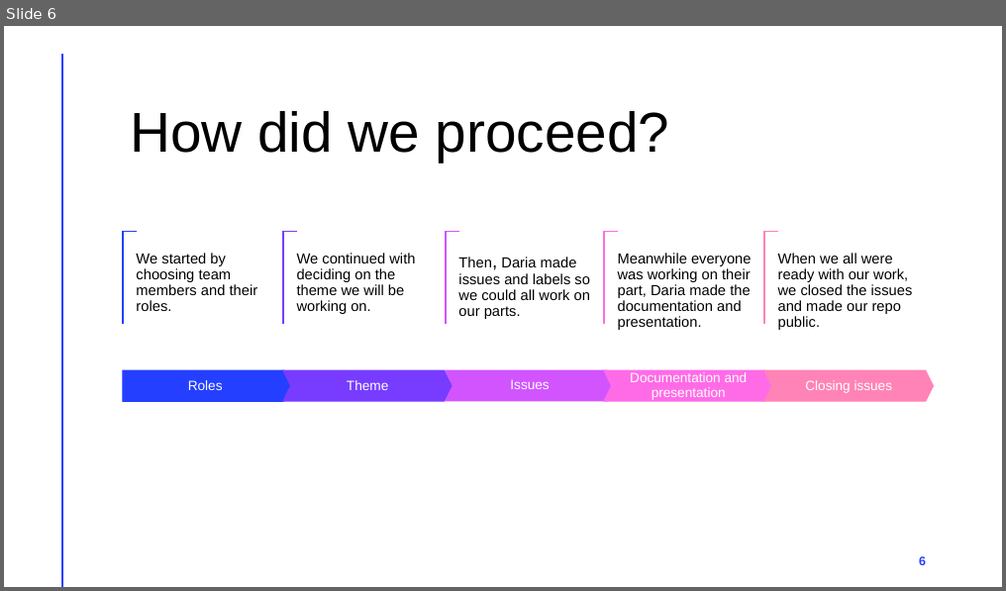
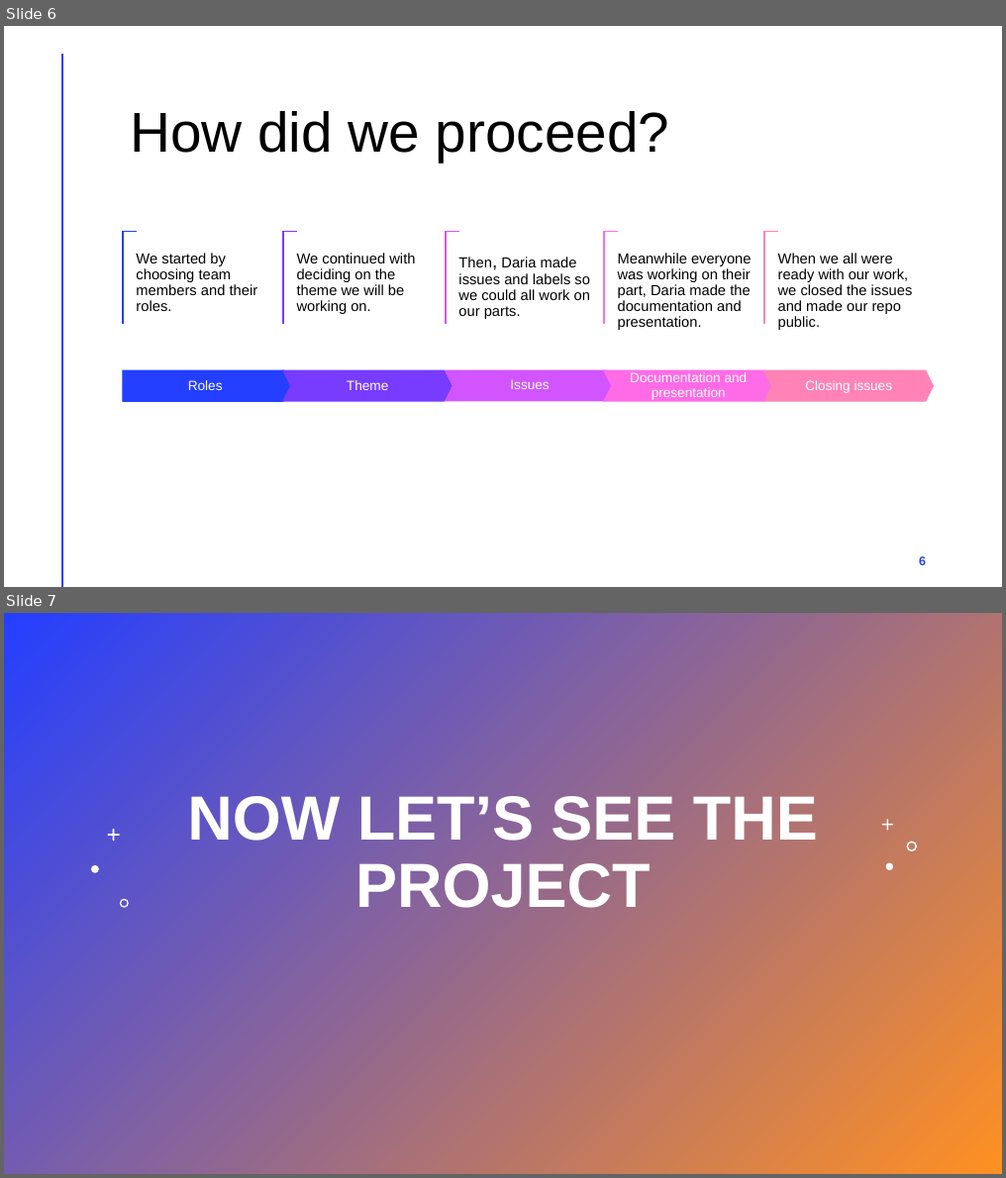
Before and after one commit to DYkartalova22/robotocs-in-the-tourism, a slide deck: Presentation.pptx. Shown one above the other, each under a label of ours: slide 6 before the commit, slides 6 and 7 after it. The pictures are 1006x591 and 1006x1178 pixels, drawn with LibreOffice and Linux fonts; fonts in the diff are those of the drawing. Boxes give left, top, right and bottom in pixels: in the first picture for what was removed or moved away, otherwise in the second. Text is boxed around its words. In the diff, an @@ line names an element or a change of style, - is before the commit and + after.

```diff
--- a/Presentation.pptx
+++ b/Presentation.pptx
@@ slide 7 added at [4, 613, 1002, 1174], background gradient #243FFF to #FF9022 @@
@@ title added at [187, 796, 818, 908], 60 pt, text #FFFFFF, bold @@
+NOW LET’S SEE THE PROJECT
@@ freeform shape added at [882, 819, 893, 830], fill #FFFFFF @@
@@ freeform shape added at [107, 829, 120, 842], fill #FFFFFF @@
@@ freeform shape added at [907, 842, 918, 852], fill #FFFFFF @@
@@ freeform shape added at [91, 865, 98, 872], fill #FFFFFF @@
@@ freeform shape added at [886, 863, 893, 870], fill #FFFFFF @@
@@ freeform shape added at [120, 899, 129, 908], fill #FFFFFF @@
```
Also in this commit, not shown: 12 other files.
